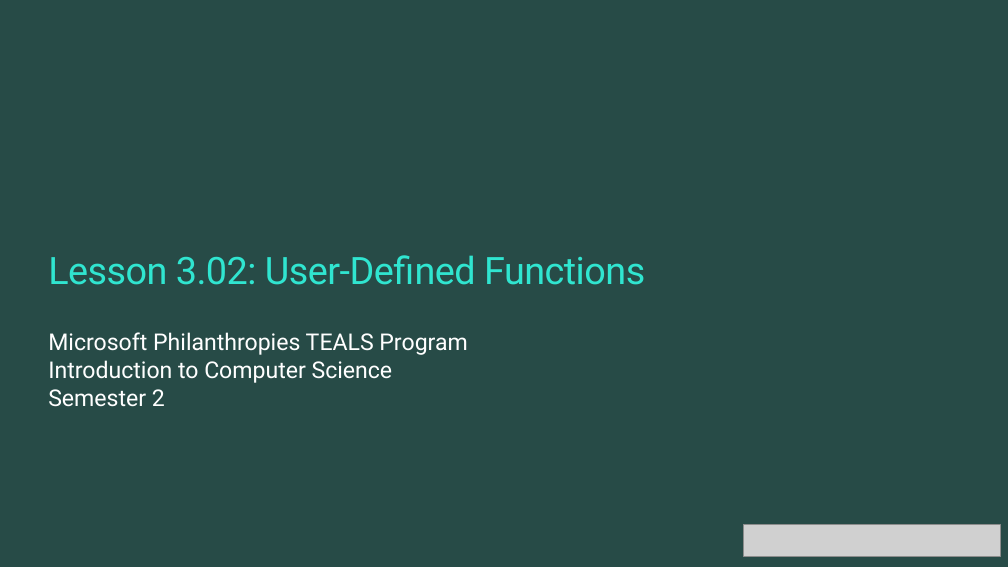
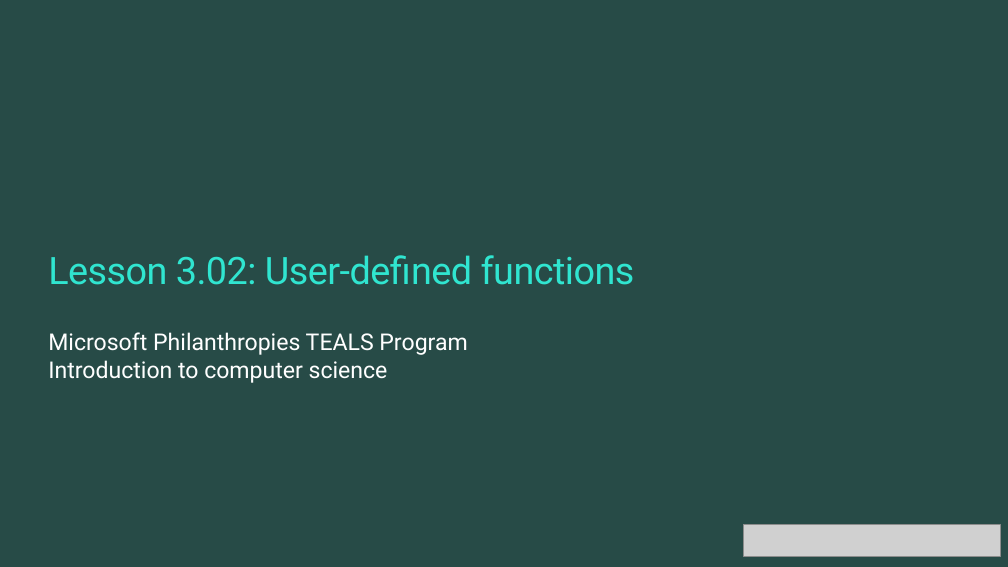
Before and after one commit to TEALSK12/2nd-semester-introduction-to-computer-science, a slide deck: slide 1 of units/3_unit/slidedecks/Intro Python 3.02 TEALS.pptx. Drawn at 1008x567 pixels with LibreOffice and Linux fonts; fonts in the diff are those of the drawing; grey boxes stand for pictures; background and template pictures are left out. Boxes give left, top, right and bottom in pixels: in the first picture for what was removed or moved away, otherwise in the second. Text is boxed around its words. In the diff, an @@ line names an element or a change of style, - is before the commit and + after.

```diff
--- a/units/3_unit/slidedecks/Intro Python 3.02 TEALS.pptx
+++ b/units/3_unit/slidedecks/Intro Python 3.02 TEALS.pptx
@@ title at (48, 255, 635, 285): text changed @@
-Lesson 3.02: User-Defined Functions
+Lesson 3.02: User-defined functions
@@ text at (48, 360, 388, 383): text changed @@
-Introduction to Computer Science
-Semester 2
+Introduction to computer science
```
Also in this commit, not shown: 14 other slides changed.
